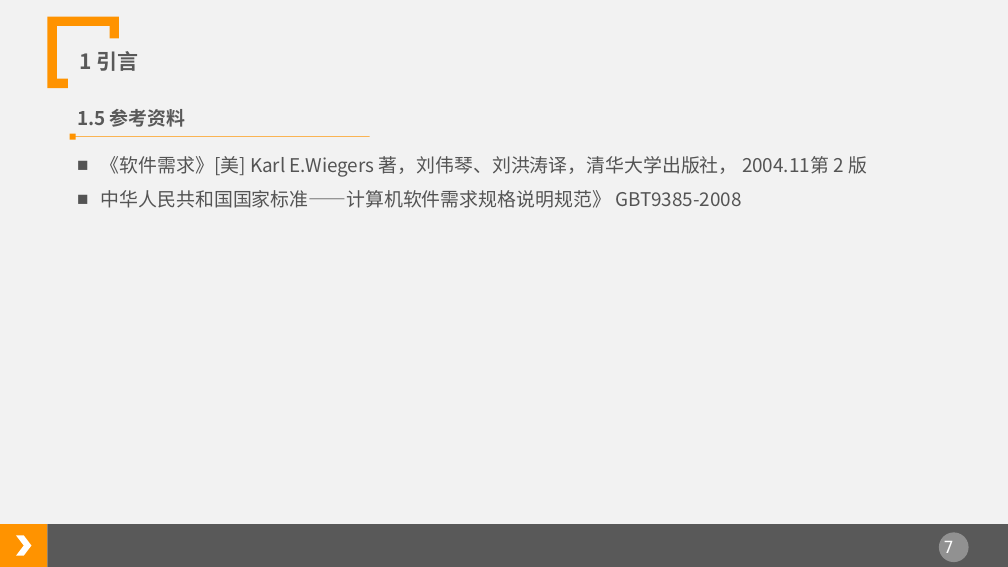
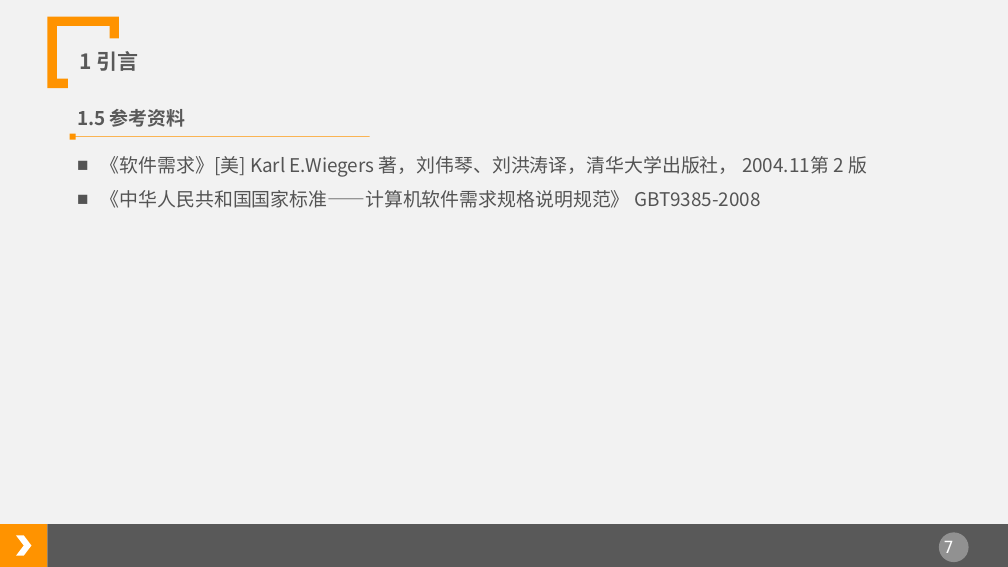
Before and after one commit to tzy502/G16, a slide deck: slide 7 of 需求规格说明书/软件需求规格说明书.ppt. Drawn at 1008x567 pixels with LibreOffice and Linux fonts; fonts in the diff are those of the drawing. Boxes give left, top, right and bottom in pixels: in the first picture for what was removed or moved away, otherwise in the second. Text is boxed around its words. In the diff, an @@ line names an element or a change of style, - is before the commit and + after.

```diff
--- a/需求规格说明书/软件需求规格说明书.ppt
+++ b/需求规格说明书/软件需求规格说明书.ppt
@@ text at [101, 190, 761, 208]: text changed @@
-■ 中华人民共和国国家标准——计算机软件需求规格说明规范》 GBT9385-2008
+■ 《中华人民共和国国家标准——计算机软件需求规格说明规范》 GBT9385-2008
```
Also in this commit, not shown: 14 other slides changed, 2 slides added, 1 slide removed, 11 other files.
